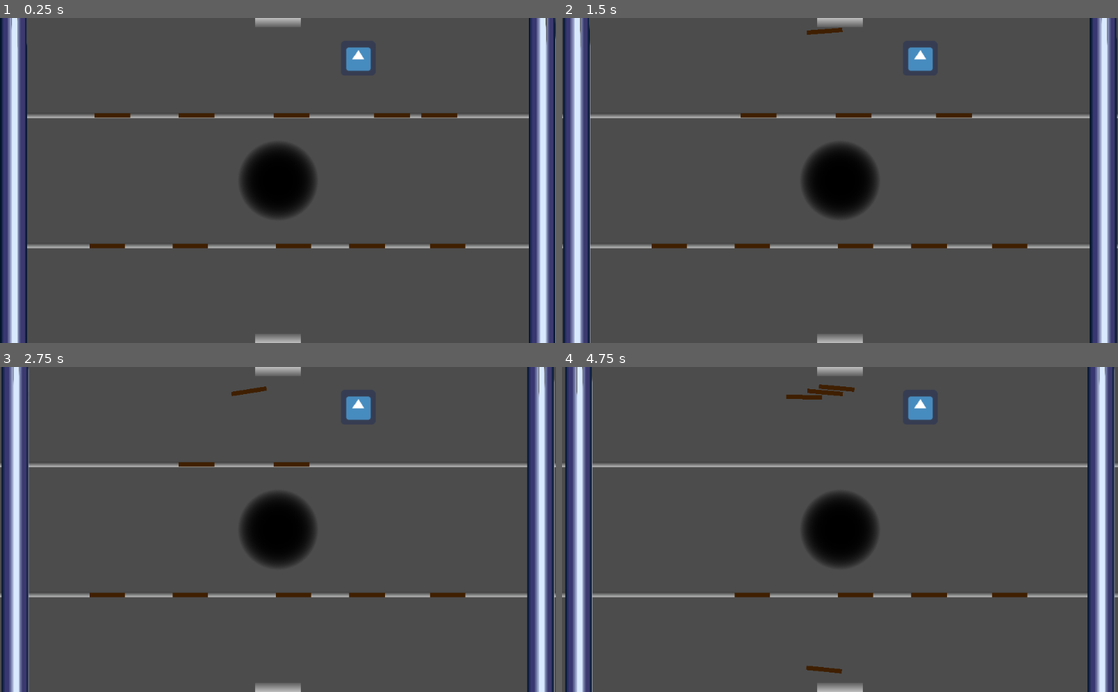
Above: before the commit, frames 1-4 (two rows, left to right).
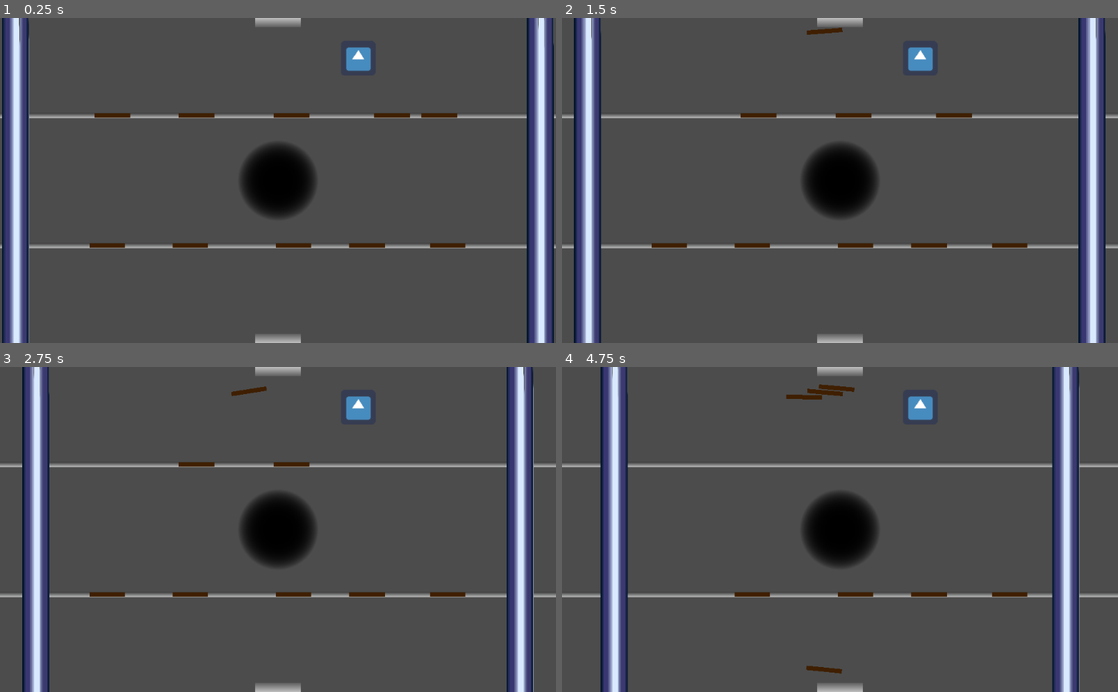
Above: after the commit, the same moments.

Repository: hgcummings/garbage-crusher
Game: Godot game, scene res://Main.tscn
The game is run twice, just before and just after one commit, with the same random seed, the same clock (stepped at 60 frames per second) and the same inputs. The engine's default icon, where the game draws it, is replaced by a stand-in: a white triangle on a blue panel in a dark square.
Inputs (mouse positions are in pixels of both pictures, inside the frame that each line leads up to):
- Up to frame 1 (0.25 s): no input
- Up to frame 2 (1.5 s): move the mouse to (673, 115) at 0.52 s; click (673, 115) at 0.67 s; move the mouse to (1001, 115) at 1.27 s; click (1001, 115) at 1.42 s
- Up to frame 3 (2.75 s): move the mouse to (394, 464) at 2.02 s; click (394, 464) at 2.17 s
- Up to frame 4 (4.75 s): move the mouse to (756, 464) at 2.77 s; click (756, 464) at 2.92 s; move the mouse to (851, 464) at 3.52 s; click (851, 464) at 3.67 s; move the mouse to (667, 594) at 4.27 s; click (667, 594) at 4.42 s

The runs differ from the first frame. In frame 1, 6.9% of the frame differs, in the area x 0-100%, y 0-100%; in frame 2, 14%; in frame 3, 17%; in frame 4, 20%.

Commit message:
Rework wall/stick physics

Diff:
--- a/ChannelStick.gd
+++ b/ChannelStick.gd
@@ -8,9 +8,14 @@
 var strength
 var is_braced = false
 
+var left_wall
+var right_wall
+
 func _ready():
 	rng.randomize()
-	strength = rng.randf_range(2.5, 3.5)
+	strength = rng.randf_range(9, 12)
+	left_wall = get_node("/root/Node2D/LeftWall")
+	right_wall = get_node("/root/Node2D/RightWall")
 
 func apply_force(force):
 	if force > strength:
@@ -30,6 +35,21 @@
 func as_channel_stick():
 	return self
 
+func _physics_process(delta):
+	if is_braced:
+		return
+
+	remove_collision_exception_with(left_wall)
+	remove_collision_exception_with(right_wall)
+	var test_collision = move_and_collide(Vector2.ZERO, true, true, true)
+	if (test_collision && test_collision.travel.y != 0):
+		is_braced = true
+		pass
+	else:
+		move_and_collide(Vector2.ZERO)
+	add_collision_exception_with(left_wall)
+	add_collision_exception_with(right_wall)
+
 func _process(delta):
 	$Sprite_Braced.visible = is_braced
 	if !is_braced:
--- a/ChannelStick.tscn
+++ b/ChannelStick.tscn
@@ -28,7 +28,6 @@
 
 [node name="ChannelStick" type="KinematicBody2D"]
 input_pickable = true
-collision/safe_margin = 0.02
 script = ExtResource( 1 )
 
 [node name="CollisionShape2D" type="CollisionShape2D" parent="."]
--- a/Main.gd
+++ b/Main.gd
@@ -8,24 +8,32 @@
 			braced_channels.append(channel)
 
 	if braced_channels.empty():
+		$LeftWall.is_braced = false
+		$RightWall.is_braced = false
 		return
+	else:
+		$LeftWall.is_braced = true
+		$RightWall.is_braced = true
 
 	var stress = max($LeftWall.stress, $RightWall.stress) / braced_channels.size()
 	#print(stress, " ", $LeftWall.stress, " ", $RightWall.stress)
 
 	braced_channels.shuffle()
+	var broke = false
 	for channel in braced_channels:
-		var broke = false
 		for stick in channel.get_node("Contents").get_children():
 			if stick.apply_force(stress):
 				broke = true
 				break
 		if broke:
-			$LeftWall.stress = 0
-			$RightWall.stress = 0
 			for stick in channel.get_node("Contents").get_children():
 				stick.is_braced = false
 			break
+
+	if (broke && braced_channels.size() == 1):
+		$LeftWall.is_braced = false
+		$RightWall.is_braced = false
+
 
 func _check_if_braced(channel):
 	for stick in channel.get_node("Contents").get_children():
--- a/Main.tscn
+++ b/Main.tscn
@@ -52,27 +52,27 @@
 [node name="Contents" type="Node2D" parent="Channels/Channel2"]
 
 [node name="Stick6" parent="Channels/Channel2/Contents" groups=["channel_1"] instance=ExtResource( 4 )]
-position = Vector2( -314.698, 0.707092 )
+position = Vector2( -314.698, -0.292908 )
 collision_layer = 2048
 collision_mask = 2304
 
 [node name="Stick7" parent="Channels/Channel2/Contents" groups=["channel_1"] instance=ExtResource( 4 )]
-position = Vector2( 312.302, 0.707092 )
+position = Vector2( 312.302, -0.292908 )
 collision_layer = 2048
 collision_mask = 2304
 
 [node name="Stick8" parent="Channels/Channel2/Contents" groups=["channel_1"] instance=ExtResource( 4 )]
-position = Vector2( 164.038, 0.707092 )
+position = Vector2( 164.038, -0.292908 )
 collision_layer = 2048
 collision_mask = 2304
 
 [node name="Stick9" parent="Channels/Channel2/Contents" groups=["channel_1"] instance=ExtResource( 4 )]
-position = Vector2( -161.314, 0.707092 )
+position = Vector2( -161.314, -0.292908 )
 collision_layer = 2048
 collision_mask = 2304
 
 [node name="Stick10" parent="Channels/Channel2/Contents" groups=["channel_1"] instance=ExtResource( 4 )]
-position = Vector2( 28.5355, 0.707092 )
+position = Vector2( 28.5355, -0.292908 )
 collision_layer = 2048
 collision_mask = 2304
 
@@ -80,7 +80,7 @@
 
 [node name="RightWall" parent="." instance=ExtResource( 1 )]
 position = Vector2( 974, 0 )
-speed = -1
+direction = -1
 
 [node name="Player" parent="." instance=ExtResource( 3 )]
 position = Vector2( 659.675, 74.4302 )
--- a/Wall.gd
+++ b/Wall.gd
@@ -1,8 +1,9 @@
 extends KinematicBody2D
 
-export var speed = 1
+export var direction = 1
 
-const acceleration_rate = 0.1
+const SPEED = 0.25
+const ACCELERATION_RATE = 0.1
 
 var acceleration
 var velocity
@@ -14,8 +15,8 @@
 const wall_layer = 8
 
 func _ready():
-	acceleration = speed * acceleration_rate
-	velocity = Vector2(speed, 0)
+	acceleration = SPEED * ACCELERATION_RATE
+	velocity = Vector2(SPEED * direction, 0)
 	collision_layer = 0
 	self.set_collision_layer_bit(8, true)
 
@@ -27,40 +28,10 @@
 	player = get_node("/root/Node2D/Player")
 
 func _physics_process(delta):
-	velocity.x += delta * acceleration
-
-	var chain = [self]
-
-	var chain_reaches_opposite_wall = false
-	var dv = delta * velocity
-
-	add_collision_exception_with(player)
-
-	var collision = self.move_and_collide(dv, true, true, true)
-	if collision:
-		while (collision):
-			var collider = collision.collider
-
-			if chain.find(collider) != -1:
-				break
-			elif collider.get_script() == self.get_script():
-				chain_reaches_opposite_wall = true
-				break
-			else:
-				chain.append(collider)
-				collision = collider.move_and_collide(dv, true, true, true)
-
-	if chain_reaches_opposite_wall:
-		stress += abs(delta * speed)
-
-		while !chain.empty():
-			chain.pop_back().is_braced = true
+	if is_braced:
+		stress += abs(velocity.x)
 	else:
 		stress = 0
-
-		while !chain.empty():
-			var elem = chain.pop_back()
-			elem.move_and_collide(dv)
-			elem.is_braced = false
-
-	remove_collision_exception_with(player)
+		add_collision_exception_with(player)
+		move_and_collide(velocity)
+		remove_collision_exception_with(player)
--- a/Wall.tscn
+++ b/Wall.tscn
@@ -8,6 +8,7 @@
 
 [node name="Wall" type="KinematicBody2D"]
 z_index = 50
+collision/safe_margin = 0.2
 script = ExtResource( 2 )
 
 [node name="CollisionShape2D" type="CollisionShape2D" parent="."]
